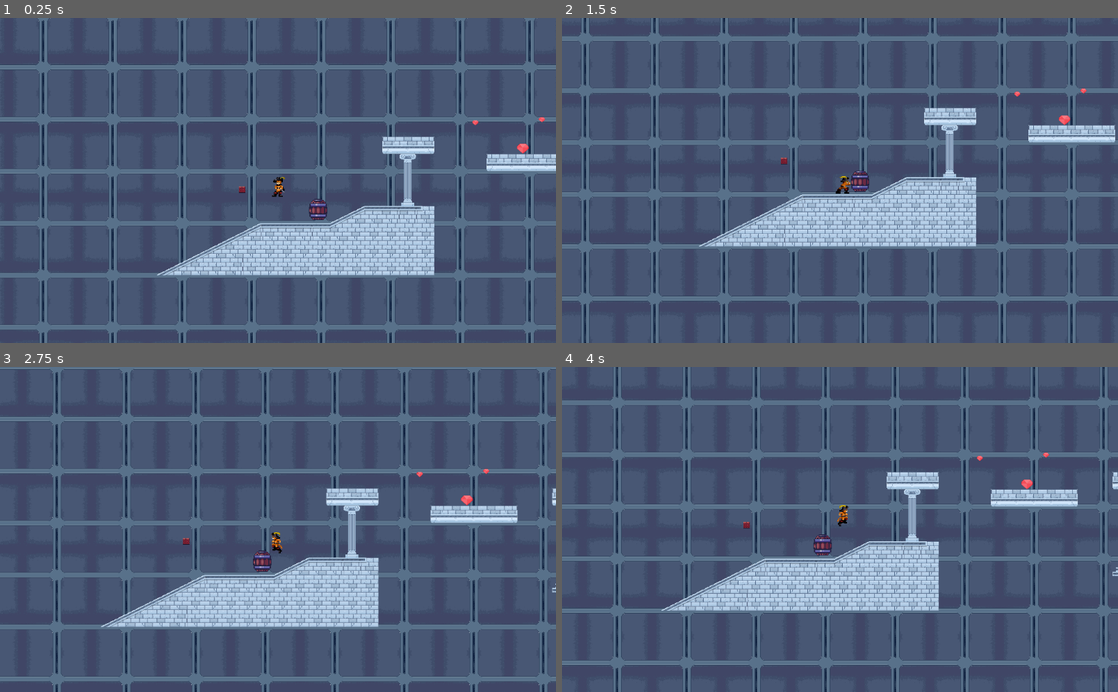
Above: before the commit, frames 1-4 (two rows, left to right).
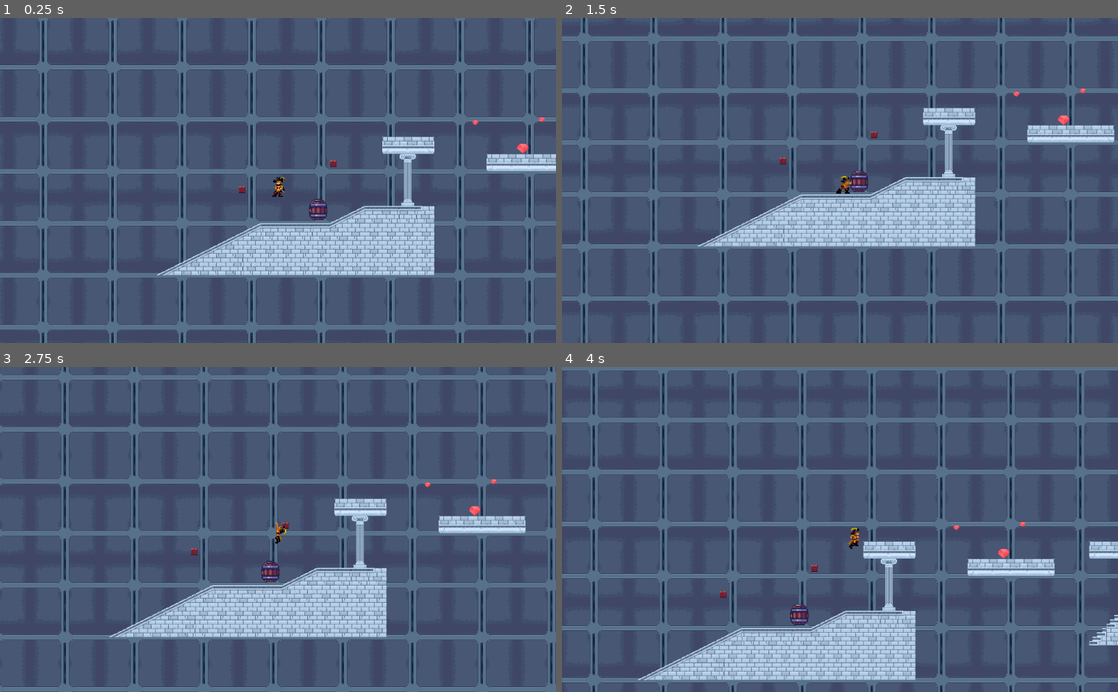
Above: after the commit, the same moments.

Repository: denmik4/gyarb-klart
Game: Godot game, scene res://Scenes/World.tscn
Same seed, same stepped clock (60 frames per second), same inputs: the game is played once before the commit and once after it.
Inputs (mouse positions are in pixels of both pictures, inside the frame that each line leads up to):
- Up to frame 1 (0.25 s): no input
- Up to frame 2 (1.5 s): move the mouse to (962, 164) at 0.52 s; hold Shift (dodge) 0.53-1.28 s; hold D (move_right) from 0.53 s (still down); click (962, 164) at 0.67 s; tap Space (jump) at 0.77 s; move the mouse to (728, 196) at 1.27 s; tap Alt (push) at 1.35 s
- Up to frame 3 (2.75 s): tap Space (jump) at 1.52 s; move the mouse to (333, 458) at 2.02 s; release D (move_right) at 2.03 s; hold A (move_left) from 2.03 s (still down); hold Shift (dodge) from 2.03 s (still down)
- Up to frame 4 (4 s): move the mouse to (812, 594) at 2.77 s; release A (move_left) at 2.78 s; release Shift (dodge) at 2.78 s; hold D (move_right) from 2.78 s (still down); tap Alt (push) at 2.85 s; click (812, 594) at 2.92 s; tap Space (jump) at 3.02, 3.77 s; move the mouse to (1006, 578) at 3.52 s; hold Shift (dodge) from 3.53 s (still down)

The runs differ from the first frame. In frame 1, less than 0.1% of the frame differs, in the area x 59-61%, y 43-46%; in frame 2, 7.0%; in frame 3, 37%; in frame 4, 44%, in the area x 0-100%, y 0-100%.

Commit message:
hej

Diff:
--- /dev/null
+++ b/Scenes/GreenDiamond.tscn
@@ -0,0 +1,12 @@
+[gd_scene load_steps=2 format=2]
+
+[ext_resource path="res://Tilemap/Items-_kopia_.png" type="Texture" id=1]
+
+[node name="GreenDiamond" type="Area2D"]
+
+[node name="CollisionShape2D" type="CollisionShape2D" parent="."]
+
+[node name="Sprite" type="Sprite" parent="."]
+texture = ExtResource( 1 )
+region_enabled = true
+region_rect = Rect2( 1497.94, 654.705, 50.1011, 37.6536 )
--- a/Scenes/KinematicBody2D.tscn
+++ b/Scenes/KinematicBody2D.tscn
@@ -385,19 +385,19 @@
 "values": [ 1, 2, 3 ]
 }
 tracks/1/type = "value"
-tracks/1/path = NodePath("HitBox:disabled")
-tracks/1/interp = 1
-tracks/1/loop_wrap = true
-tracks/1/imported = false
-tracks/1/enabled = true
-tracks/1/keys = {
-"times": PoolRealArray( 0 ),
-"transitions": PoolRealArray( 1 ),
-"update": 1,
-"values": [ false ]
-}
-tracks/2/type = "value"
-tracks/2/path = NodePath("Sprite/Area2D/PushHitBox:disabled")
+tracks/1/path = NodePath("PushHitBox2:disabled")
+tracks/1/interp = 1
+tracks/1/loop_wrap = true
+tracks/1/imported = false
+tracks/1/enabled = true
+tracks/1/keys = {
+"times": PoolRealArray( 0 ),
+"transitions": PoolRealArray( 1 ),
+"update": 1,
+"values": [ false ]
+}
+tracks/2/type = "value"
+tracks/2/path = NodePath("HitBox:disabled")
 tracks/2/interp = 1
 tracks/2/loop_wrap = true
 tracks/2/imported = false
--- a/Scenes/World.tscn
+++ b/Scenes/World.tscn
@@ -4,7 +4,7 @@
 [ext_resource path="res://Scenes/KinematicBody2D.tscn" type="PackedScene" id=2]
 [ext_resource path="res://Scenes/MovableObjekt.tscn" type="PackedScene" id=3]
 [ext_resource path="res://Tilemap/Tile (kopia).png" type="Texture" id=4]
-[ext_resource path="res://Area2D.tscn" type="PackedScene" id=5]
+[ext_resource path="res://Scenes/Area2D.tscn" type="PackedScene" id=5]
 
 [sub_resource type="ConvexPolygonShape2D" id=1]
 points = PoolVector2Array( 0, 0, 48, 0, 48, 48, 0, 48 )
@@ -53,11 +53,11 @@
 } ]
 2/z_index = 0
 
-[sub_resource type="ConvexPolygonShape2D" id=4]
-points = PoolVector2Array( 126.25, 64.7535, 128, 64.7535, 126.944, 125.865, 1.25, 128 )
-
-[sub_resource type="ConvexPolygonShape2D" id=5]
-points = PoolVector2Array( 2.41669, 63.4045, 1.72223, 62.0156, 126.722, 1.19446, 127.458, 127.059, 0.375061, 127.753 )
+[sub_resource type="ConvexPolygonShape2D" id=44]
+points = PoolVector2Array( 0, 128, 128, 64.9821, 128, 128 )
+
+[sub_resource type="ConvexPolygonShape2D" id=45]
+points = PoolVector2Array( 0, 64.703, 128, 0.235184, 126.898, 128, 0.195129, 128 )
 
 [sub_resource type="ConvexPolygonShape2D" id=6]
 points = PoolVector2Array( 0.5, 0.5, 128, 0.5, 128, 128, 0.5, 128 )
@@ -178,14 +178,14 @@
 0/navigation_offset = Vector2( 0, 0 )
 0/shape_offset = Vector2( 0, 0 )
 0/shape_transform = Transform2D( 1, 0, 0, 1, 0, 0 )
-0/shape = SubResource( 4 )
+0/shape = SubResource( 44 )
 0/shape_one_way = false
 0/shape_one_way_margin = 1.0
 0/shapes = [ {
 "autotile_coord": Vector2( 0, 0 ),
 "one_way": false,
 "one_way_margin": 1.0,
-"shape": SubResource( 4 ),
+"shape": SubResource( 44 ),
 "shape_transform": Transform2D( 1, 0, 0, 1, 0, 0 )
 } ]
 0/z_index = 0
@@ -199,14 +199,14 @@
 1/navigation_offset = Vector2( 0, 0 )
 1/shape_offset = Vector2( 0, 0 )
 1/shape_transform = Transform2D( 1, 0, 0, 1, 0, 0 )
-1/shape = SubResource( 5 )
+1/shape = SubResource( 45 )
 1/shape_one_way = false
 1/shape_one_way_margin = 1.0
 1/shapes = [ {
 "autotile_coord": Vector2( 0, 0 ),
 "one_way": false,
 "one_way_margin": 1.0,
-"shape": SubResource( 5 ),
+"shape": SubResource( 45 ),
 "shape_transform": Transform2D( 1, 0, 0, 1, 0, 0 )
 } ]
 1/z_index = 0
@@ -2128,7 +2128,7 @@
 collision_layer = 2
 collision_mask = 9
 format = 1
-tile_data = PoolIntArray( -131078, 2, 0 )
+tile_data = PoolIntArray( -458744, 2, 0, -131078, 2, 0 )
 
 [node name="KinematicBody2D" parent="." instance=ExtResource( 2 )]
 position = Vector2( 0, -200 )
--- a/Scripts/Player.gd
+++ b/Scripts/Player.gd
@@ -6,10 +6,15 @@
 const ACCELERATION = 1000
 const GRAVITY = 2000
 const JUMP_STRENGHT = -1250
+const FLOOR_NORMAL = Vector2.UP
+const SNAP_DIRECTION = Vector2.DOWN
+const SNAP_LENGHT = 32.0
+const FLOOR_MAX_ANGLE = deg2rad(50)
 
 var direction_x = "RIGHT"
 var velocity := Vector2.ZERO
 var direction := Vector2.ZERO
+var snap_vector = SNAP_DIRECTION * SNAP_LENGHT
 
 var state = IDLE
 var is_climb :bool
@@ -51,7 +56,10 @@
 		velocity = velocity.move_toward(Vector2.ZERO, ACCELERATION*delta)
 
 	velocity.y += GRAVITY*delta
-	velocity = move_and_slide(velocity, Vector2.UP)
+	#velocity = move_and_slide(velocity, Vector2.UP)
+	velocity.y = move_and_slide_with_snap(velocity, snap_vector, FLOOR_NORMAL, true, 4, FLOOR_MAX_ANGLE).y
+	print(velocity)
+
 
 func _get_input_x_update_direction() -> float:
 	var input_x = Input.get_axis("move_left", "move_right")
Renamed: Area2D.tscn -> Scenes/Area2D.tscn
